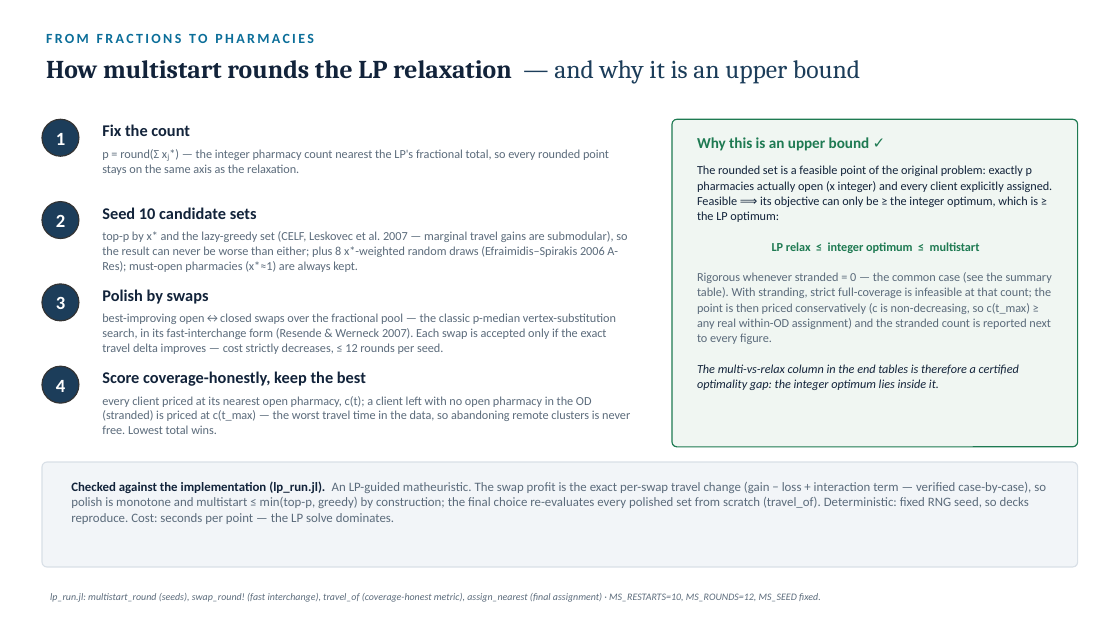
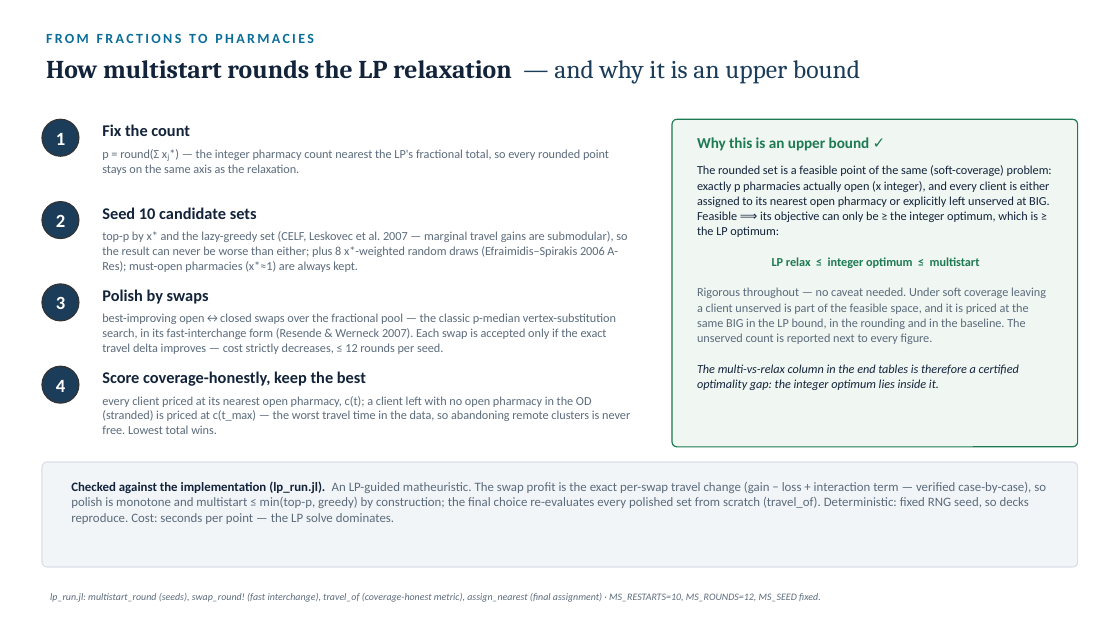
Before and after one commit to ObjectVision/NetworkModel_EU, a slide deck: slide 6 of doc/lambda_sweep5.pptx. Drawn at 1120x630 pixels with LibreOffice and Linux fonts; fonts in the diff are those of the drawing. Boxes give left, top, right and bottom in pixels: in the first picture for what was removed or moved away, otherwise in the second. Text is boxed around its words. In the diff, an @@ line names an element or a change of style, - is before the commit and + after.

```diff
--- a/doc/lambda_sweep5.pptx
+++ b/doc/lambda_sweep5.pptx
@@ text at (697,165,1052,237): text changed @@
-The rounded set is a feasible point of the original problem: exactly p pharmacies actually open (x integer) and every client explicitly assigned. Feasible ⟹ its objective can only be ≥ the integer optimum, which is ≥ the LP optimum:
+The rounded set is a feasible point of the same (soft-coverage) problem: exactly p pharmacies actually open (x integer), and every client is either assigned to its nearest open pharmacy or explicitly left unserved at BIG. Feasible ⟹ its objective can only be ≥ the integer optimum, which is ≥ the LP optimum:
@@ text at (697,287,1046,344): text changed @@
-Rigorous whenever stranded = 0 — the common case (see the summary table). With stranding, strict full-coverage is infeasible at that count; the point is then priced conservatively (c is non-decreasing, so c(t_max) ≥ any real within-OD assignment) and the stranded count is reported next to every figure.
+Rigorous throughout — no caveat needed. Under soft coverage leaving a client unserved is part of the feasible space, and it is priced at the same BIG in the LP bound, in the rounding and in the baseline. The unserved count is reported next to every figure.
```
Also in this commit, not shown: 1 other slide changed, 1 other file.
